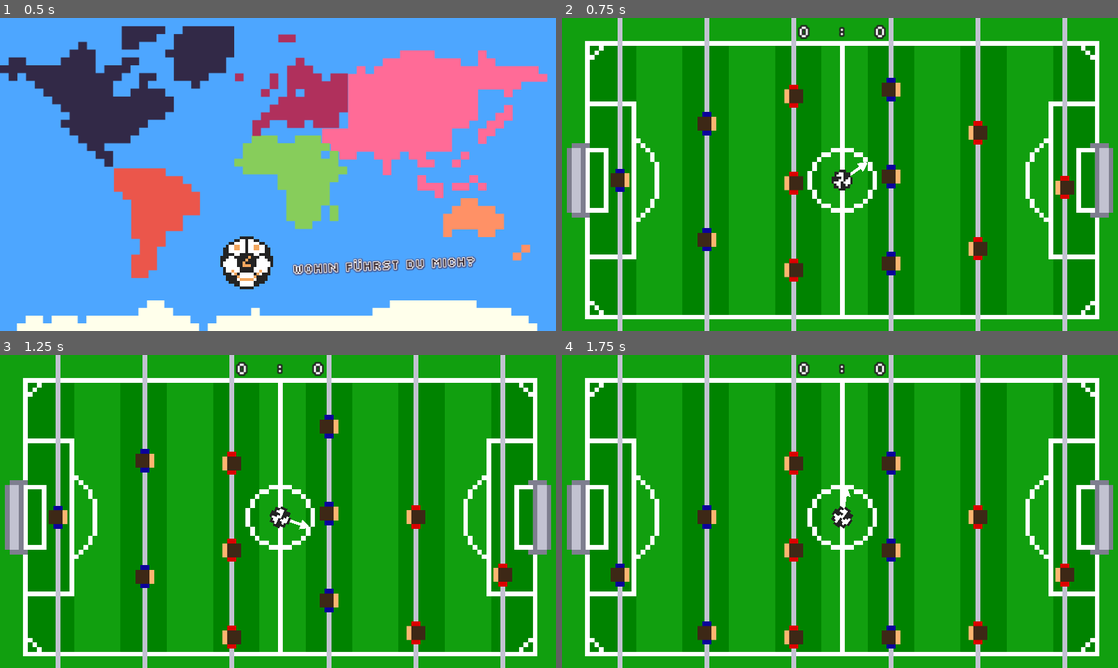
Above: before the commit, frames 1-4 (two rows, left to right).
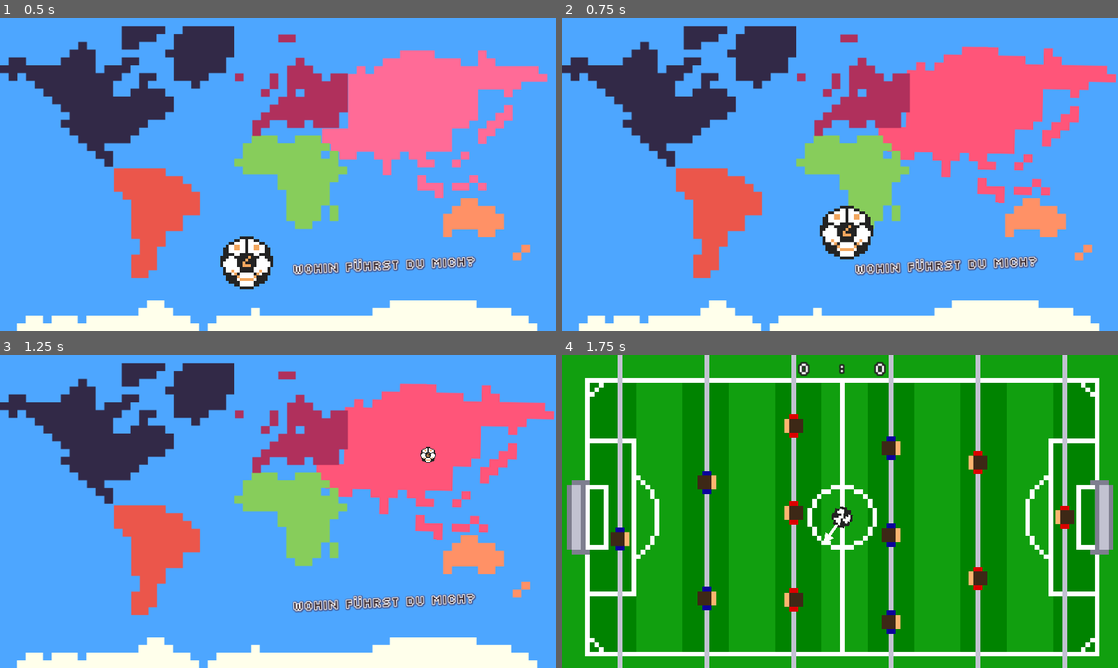
Above: after the commit, the same moments.

Repository: HephaistosForge/Boltzplatz
Game: Godot game, scene res://scenes/main_menu/main_menu.tscn
Two runs of this game, one before a commit and one after it. Both use one fixed random seed, a clock stepped at 60 frames per second and the inputs below. The engine's default icon, where the game draws it, is replaced by a stand-in: a white triangle on a blue panel in a dark square.
Inputs (mouse positions are in pixels of both pictures, inside the frame that each line leads up to):
- Up to frame 1 (0.5 s): no input
- Up to frame 2 (0.75 s): tap Enter (kick_player_right) at 0.5 s; move the mouse to (990, 118) at 0.52 s; hold Down (down_player_right) from 0.53 s (still down); click (990, 118) at 0.67 s
- Up to frame 3 (1.25 s): keep holding Down (down_player_right)
- Up to frame 4 (1.75 s): move the mouse to (728, 527) at 1.27 s; release Down (down_player_right) at 1.28 s; hold S (down_player_left) from 1.28 s (still down); click (728, 527) at 1.42 s

Frame 1 is identical in both runs. In frame 2, 99% of the frame differs, in the area x 0-100%, y 0-100%; in frame 3, 99%; in frame 4, 4.8%.

Commit message:
Add throwing ball animation when selecting continent

Diff:
--- a/scenes/ball/ball.gd
+++ b/scenes/ball/ball.gd
@@ -21,6 +21,7 @@
 
 var _new_position: Vector2
 var center: Vector2
+var acceleration = Vector2.ZERO
 
 var last_player_touched = Rod.PLAYER_TYPE.PLAYER_LEFT
 
@@ -44,6 +45,11 @@
 	direction = Vector2(cos(possibly_flipped), sin(possibly_flipped)) * _velocity
 	direction_as_angle = possibly_flipped
 	#direction = directions[random_index]
+
+#func _physics_process(delta):
+
+#	self.apply_force(acceleration / 10)
+	# self.velocity += acceleration
 
 
 func _integrate_forces(state):
@@ -91,7 +97,9 @@
 
 		await get_tree().create_timer(timeout_after_reset).timeout
 
+		self.acceleration = direction.normalized()
 		self.apply_impulse(direction)
+		# self.apply_force(direction)
 		apply_torque_impulse(0.01)
 		is_waiting = false
 
--- a/scenes/main_menu/continent.gd
+++ b/scenes/main_menu/continent.gd
@@ -25,7 +25,21 @@
 
 
 func _on_input_event(_viewport, event, _shape_idx):
+
 	if event is InputEventMouseButton:
 		if event.button_index == MOUSE_BUTTON_MASK_LEFT and event.pressed:
+			var tween = create_tween()
+			var ball = get_parent().get_node("Ballface")
+			ball.was_kicked = true
+			var initial_scale = ball.scale
+			tween.tween_property(ball, "position", position-ball.pivot_offset, .6) \
+				.set_ease(Tween.EASE_OUT).set_trans(Tween.TRANS_QUAD)
+			tween.parallel().tween_property(ball, "scale", initial_scale * .3, .5) \
+				.set_ease(Tween.EASE_IN).set_trans(Tween.TRANS_BACK)
+			tween.tween_property(ball, "scale", initial_scale * .4, .2) \
+				.set_ease(Tween.EASE_OUT).set_trans(Tween.TRANS_BACK)
+			tween.tween_property(ball, "scale", initial_scale * .2, .1) \
+				.set_ease(Tween.EASE_OUT).set_trans(Tween.TRANS_BACK)
+			await tween.finished
 			get_tree().change_scene_to_packed(default_continent)
 			Global.selected_level_settings = level_settings
--- a/scenes/main_menu/main_menu.tscn
+++ b/scenes/main_menu/main_menu.tscn
@@ -74,6 +74,7 @@
 texture = ExtResource("1_2alpc")
 
 [node name="Ballface" type="TextureRect" parent="."]
+z_index = 8
 layout_mode = 0
 offset_left = 684.0
 offset_top = 694.0
--- a/scenes/main_menu/spin_tween.gd
+++ b/scenes/main_menu/spin_tween.gd
@@ -1,28 +1,33 @@
 extends Control
 
 @onready var initial_scale = scale
+@onready var initial_rotation = rotation
 
 @export var time = 0.25
 @export var scale_multiplier = Vector2.ONE * 1.1
 @export var target_angle = 2 * PI
 @export var target_color = Color(.8, .8, .8)
 
+var was_kicked = false
+
 func _on_mouse_entered():
-	get_tree().get_first_node_in_group("audio_click").play()
-	var tween = create_tween()
-	tween.tween_property(self, "scale", initial_scale * scale_multiplier, time) \
-		.set_ease(Tween.EASE_OUT).set_trans(Tween.TRANS_BACK)
-	tween.parallel().tween_property(self, "rotation", target_angle, time) \
-		.set_ease(Tween.EASE_OUT).set_trans(Tween.TRANS_QUART)
-	tween.parallel().tween_property(self, "modulate", target_color, time) \
-		.set_ease(Tween.EASE_OUT).set_trans(Tween.TRANS_QUART)
+	if not was_kicked:
+		get_tree().get_first_node_in_group("audio_click").play()
+		var tween = create_tween()
+		tween.tween_property(self, "scale", initial_scale * scale_multiplier, time) \
+			.set_ease(Tween.EASE_OUT).set_trans(Tween.TRANS_BACK)
+		tween.parallel().tween_property(self, "rotation", target_angle, time) \
+			.set_ease(Tween.EASE_OUT).set_trans(Tween.TRANS_QUART)
+		tween.parallel().tween_property(self, "modulate", target_color, time) \
+			.set_ease(Tween.EASE_OUT).set_trans(Tween.TRANS_QUART)
 
 
 func _on_mouse_exited():
-	var tween = create_tween()
-	tween.tween_property(self, "scale", initial_scale, time) \
-		.set_ease(Tween.EASE_OUT).set_trans(Tween.TRANS_ELASTIC)
-	tween.parallel().tween_property(self, "rotation", 0, time) \
-		.set_ease(Tween.EASE_OUT).set_trans(Tween.TRANS_QUART)
-	tween.parallel().tween_property(self, "modulate", Color.WHITE, time) \
-		.set_ease(Tween.EASE_OUT).set_trans(Tween.TRANS_QUART)
+	if not was_kicked:
+		var tween = create_tween()
+		tween.tween_property(self, "scale", initial_scale, time) \
+			.set_ease(Tween.EASE_OUT).set_trans(Tween.TRANS_ELASTIC)
+		tween.parallel().tween_property(self, "rotation", initial_rotation, time) \
+			.set_ease(Tween.EASE_OUT).set_trans(Tween.TRANS_QUART)
+		tween.parallel().tween_property(self, "modulate", Color.WHITE, time) \
+			.set_ease(Tween.EASE_OUT).set_trans(Tween.TRANS_QUART)
--- a/scenes/score/score.gd
+++ b/scenes/score/score.gd
@@ -47,15 +47,22 @@
 	var changed = int(left_changed) - int(right_changed)
 	if changed:
 		var label = {1: label_player_left, -1: label_player_right}[changed]
-		var time = .7
+		var time = 1
 		var tween = create_tween()
+
 		tween.tween_property(container, "rotation", .05 * changed, time) \
 			.set_ease(Tween.EASE_OUT).set_trans(Tween.TRANS_ELASTIC)
-		tween.parallel().tween_property(label, "scale", Vector2.ONE * 1.7, time) \
+		tween.parallel().tween_property(label, "scale", Vector2.ONE * 2, time) \
 			.set_ease(Tween.EASE_OUT).set_trans(Tween.TRANS_ELASTIC)
+		var color = Color.BLUE if changed == 1 else Color.RED
+		tween.parallel().tween_property(label, "modulate", color, time) \
+			.set_ease(Tween.EASE_OUT).set_trans(Tween.TRANS_ELASTIC)
+
 		tween.tween_property(container, "rotation", 0, time) \
 			.set_ease(Tween.EASE_OUT).set_trans(Tween.TRANS_ELASTIC)
 		tween.parallel().tween_property(label, "scale", Vector2.ONE, time) \
+			.set_ease(Tween.EASE_OUT).set_trans(Tween.TRANS_ELASTIC)
+		tween.parallel().tween_property(label, "modulate", Color.WHITE, time) \
 			.set_ease(Tween.EASE_OUT).set_trans(Tween.TRANS_ELASTIC)
 
 func check_score():
